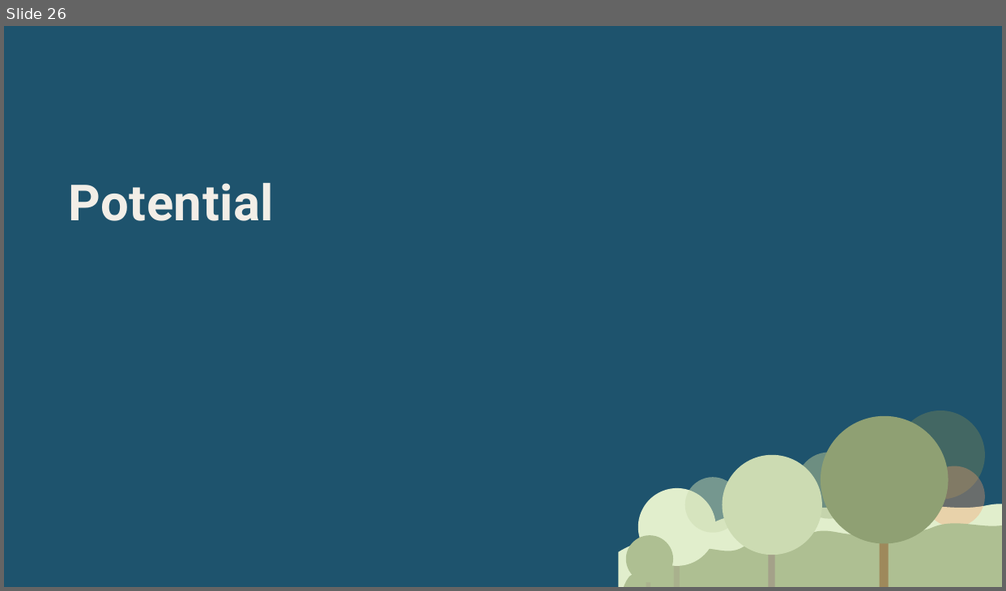
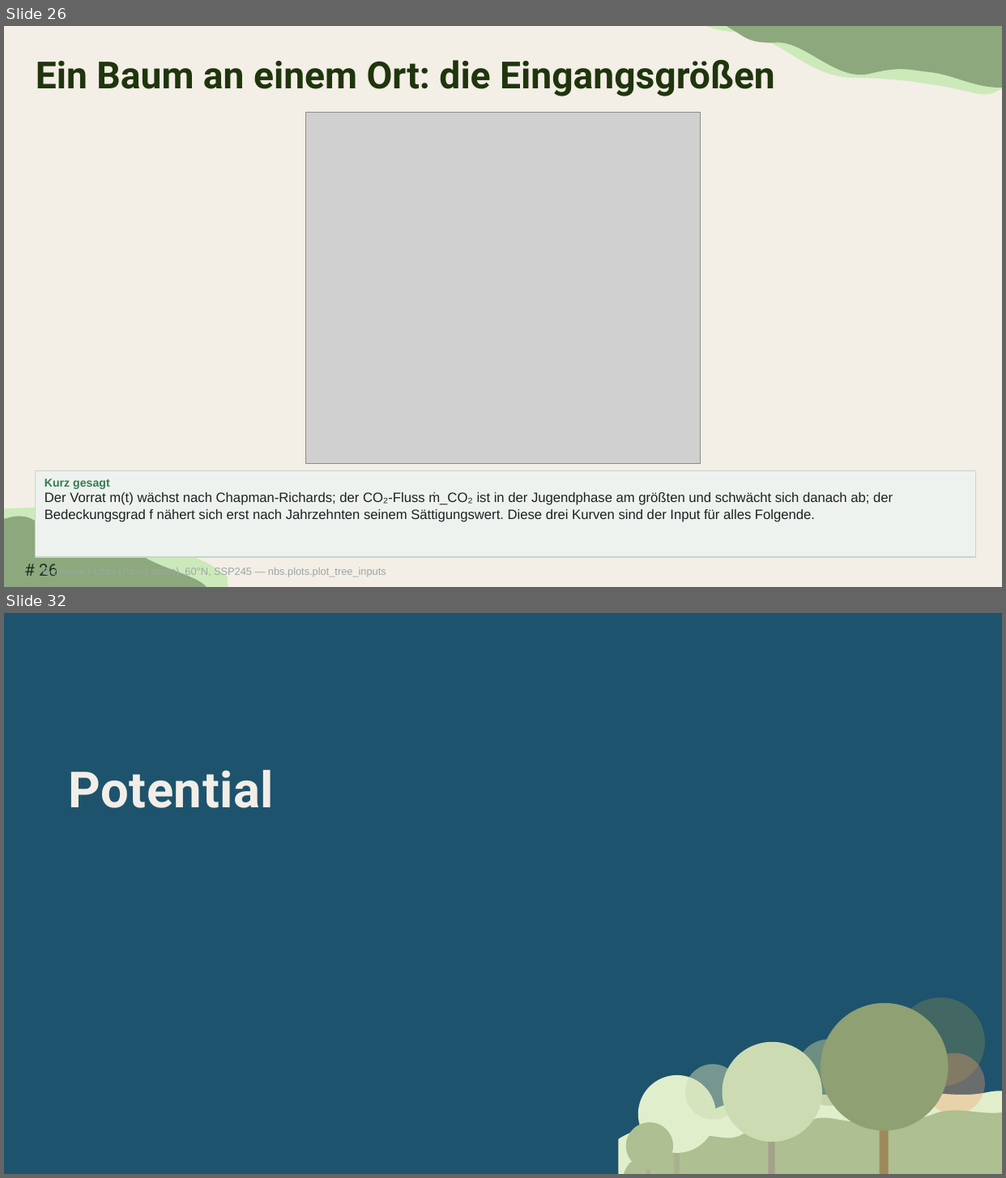
Before and after one commit to TimoDiepers/woodway, a slide deck: docs/slides/dissvortrag.pptx. Shown one above the other, each under a label of ours: slide 26 before the commit, slides 26 and 32 after it; the slides between them are not shown. The pictures are 1006x591 and 1006x1178 pixels, drawn with LibreOffice and Linux fonts; fonts in the diff are those of the drawing; grey boxes stand for pictures. Boxes give left, top, right and bottom in pixels: in the first picture for what was removed or moved away, otherwise in the second. Text is boxed around its words. In the diff, an @@ line names an element or a change of style, - is before the commit and + after.

Commit message:
feat: replace results placeholder with E1-E7 (Plan 3, Task 3)
Adds seven result slides (Aufbau, Eingangsgrößen, Zerlegung, Störungsfächer,
Fünf Arten, Horizontfeld, Leiter) in place of the old "Ergebnisse"
placeholder (moved into the backup section, not deleted). 67 -> 74 slides.

E3 (the core decomposition slide) keeps both panels (forcing and
temperature) rather than collapsing to one: the two independently computed
chains landing on the same story is itself a consistency check worth
showing, and dropping the forcing panel would lose that. Instead of leaving
the ~4-year lag invisible at line width, plot_decomposition now marks both
zero-crossings (t*_phi, t*_dT) explicitly and annotates the measured lag
directly in the figure title. For the boreal Picea abies case shown, the
measured lag is 8 years (t*_phi=2063, t*_dT=2071), not the ~4 years quoted
informally in the findings doc -- the figure reports what the current code
actually computes.

E7 is the sensitivity ladder the defence explicitly asked for
(nbs.variants.run_ladder + summarise_variants), rendered as a new waterfall
figure (docs/slides/figures/e7_leiter_wasserfall.png). Values match the
findings document exactly: t* 2025 -> 2048 -> 2048 -> 2049 -> 2071,
Albedo costs 23 years to break-even, the rising background CO2
concentration costs another 22 -- an effect the afforestation literature
rarely carries, because it usually assumes fixed radiative efficiency.

Fast suite: 278 passed / 2 skipped / 76 deselected (unchanged).

```diff
--- a/docs/slides/dissvortrag.pptx
+++ b/docs/slides/dissvortrag.pptx
@@ slide 26 added at [4,26,1002,587], background #F3EEE6 @@
@@ freeform shape added at [705,26,1002,135], fill #CCE9BA @@
@@ freeform shape added at [725,26,1002,130], fill #8DA87C @@
@@ title added at [36,60,775,96], 36 pt, text #1F350D, bold @@
+Ein Baum an einem Ort: die Eingangsgrößen
@@ picture added at [305,112,701,464] @@
@@ rectangle added at [36,472,976,557], fill #EEF2EF, outline #C5D5CA 1 pt, 13 pt, text #1A2320 @@
+Kurz gesagt
+Der Vorrat m(t) wächst nach Chapman-Richards; der CO₂-Fluss ṁ_CO₂ ist in der Jugendphase am größten und schwächt sich danach ab; der Bedeckungsgrad f nähert sich erst nach Jahrzehnten seinem Sättigungswert. Diese drei Kurven sind der Input für alles Folgende.
@@ freeform shape added at [4,500,228,587], fill #CCE9BA @@
@@ freeform shape added at [4,510,206,587], fill #8DA87C, outline #87A892 0.63 pt @@
@@ page number added at [39,564,57,576], 16 pt, text #173523 @@
+# 26
@@ text added at [43,567,386,578], 10 pt, text #9AA8A1 @@
+Gemeine Fichte (Picea abies), 60°N, SSP245 — nbs.plots.plot_tree_inputs
@@ what was slide 26 is now slide 32 @@
```
Also in this commit, not shown: 6 other slides added, 4 other files.
